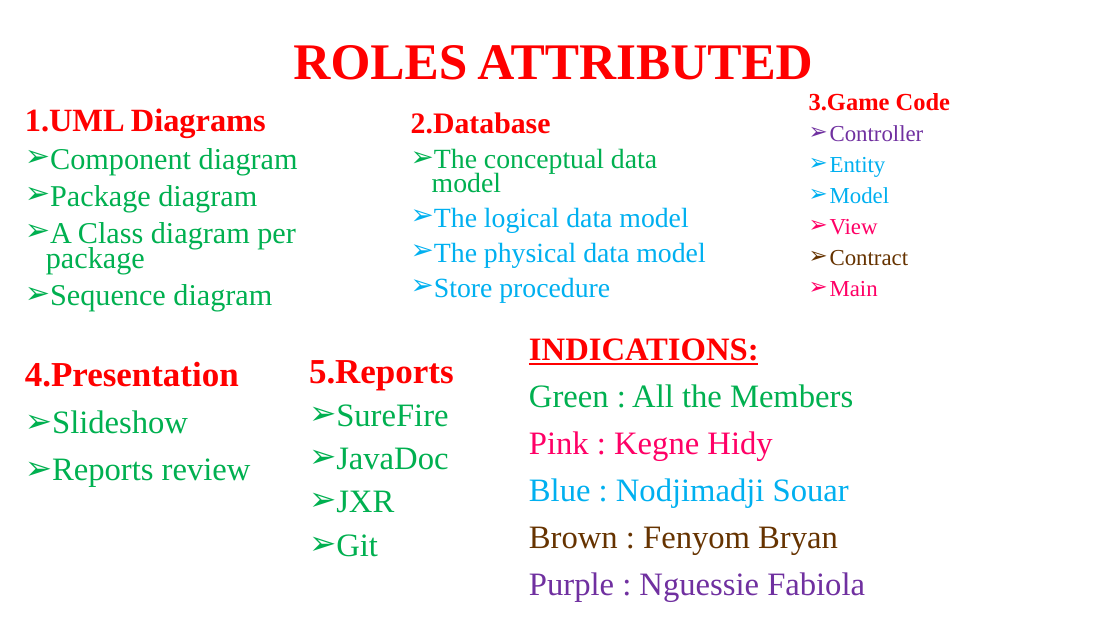
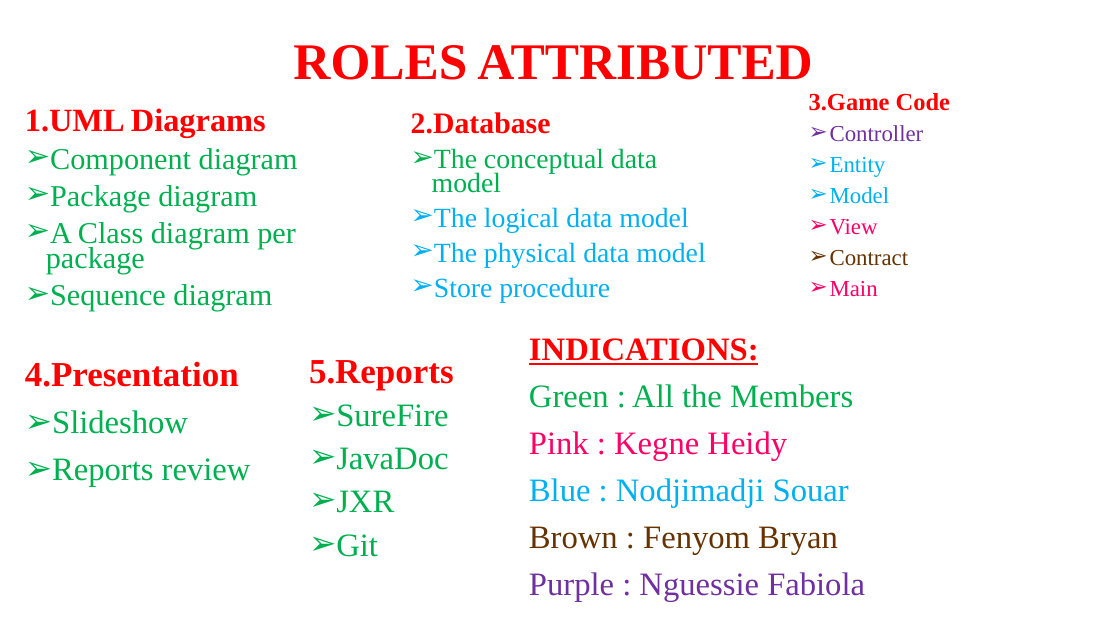
Before and after one commit to NGUESSIE-FABIOLA/BoulderDash, a slide deck: slide 3 of masterpom/PROJET UML.pptx. Drawn at 1120x630 pixels with LibreOffice and Linux fonts; fonts in the diff are those of the drawing. Boxes give left, top, right and bottom in pixels: in the first picture for what was removed or moved away, otherwise in the second. Text is boxed around its words. In the diff, an @@ line names an element or a change of style, - is before the commit and + after.

Commit message:
Done

```diff
--- a/masterpom/PROJET UML.pptx
+++ b/masterpom/PROJET UML.pptx
@@ text at <box>529,431,787,461</box>: text changed @@
-Pink : Kegne Hidy
+Pink : Kegne Heidy
```
Also in this commit, not shown: 2 other slides changed, 4 slides added.
